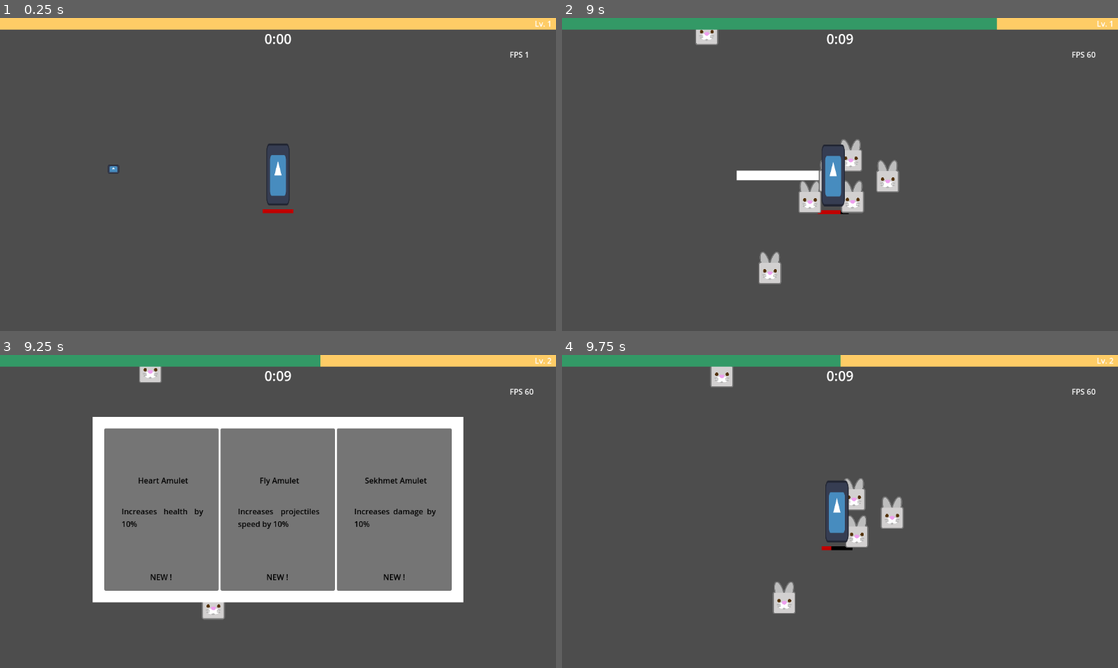
Above: before the commit, frames 1-4 (two rows, left to right).
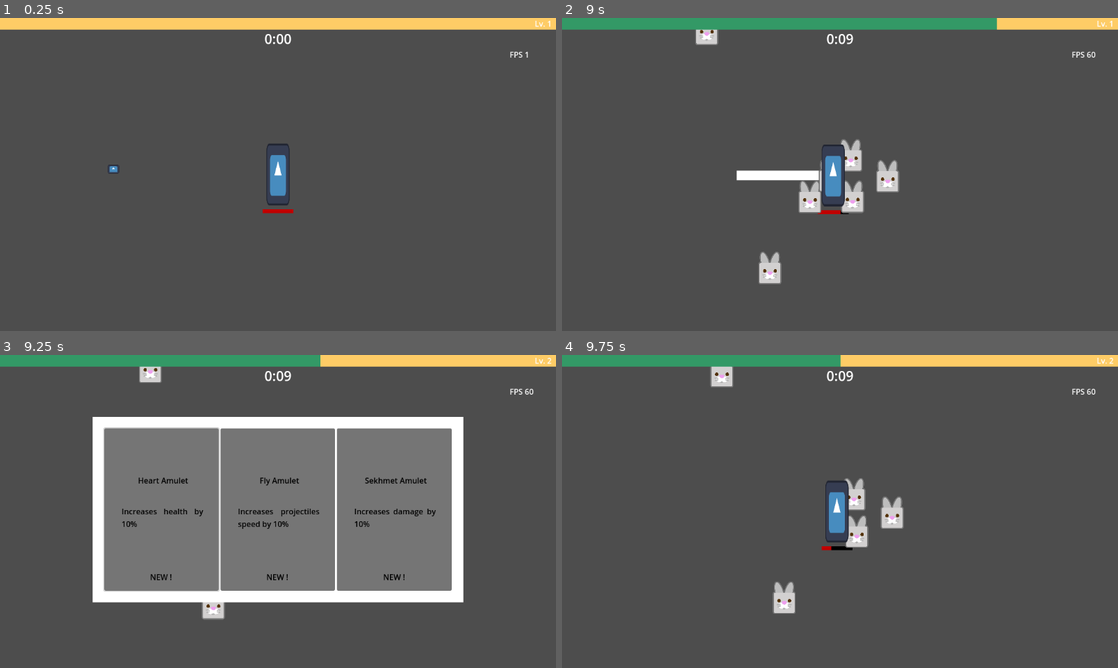
Above: after the commit, the same moments.

Repository: Boushitou/Q3_Nil_Survivor
Game: Godot game, scene res://Scenes/main_game.tscn
The game is run twice, just before and just after one commit, with the same random seed, the same clock (stepped at 60 frames per second) and the same inputs. The engine's default icon, where the game draws it, is replaced by a stand-in: a white triangle on a blue panel in a dark square.
Inputs:
- Up to frame 1 (0.25 s): no input
- Up to frame 2 (9 s): tap Enter at 0.5 s; hold D (move_right) 0.53-1.28 s; hold S (move_down) 1.28-2.03 s; hold D (move_right) 2.03-2.78 s; hold W (move_up) 2.78-3.53 s; hold Q (move_left) 3.53-5.03 s; hold S (move_down) 5.03-5.78 s; hold D (move_right) 5.78-6.53 s; hold W (move_up) 6.53-7.28 s; hold D (move_right) 7.28-8.03 s; hold S (move_down) 8.03-8.78 s; hold Q (move_left) from 8.78 s (still down)
- Up to frame 3 (9.25 s): keep holding Q (move_left)
- Up to frame 4 (9.75 s): release Q (move_left) at 9.5 s; click "Heart Amulet" at 9.5 s

Frames 1-2 are identical in both runs. In frame 3, 0.3% of the frame differs, in the area x 18-40%, y 23-76%; in frame 4, nothing differs.

Commit message:
Joystick inputs are implemented for item selections

Diff:
--- a/Scenes/GameCanvas.tscn
+++ b/Scenes/GameCanvas.tscn
@@ -41,6 +41,7 @@
 offset_bottom = 188.0
 grow_horizontal = 2
 grow_vertical = 2
+focus_mode = 2
 texture = SubResource("CanvasTexture_uty8b")
 
 [node name="ItemSelector" type="HBoxContainer" parent="Background"]
@@ -49,6 +50,7 @@
 offset_top = 24.0
 offset_right = 744.0
 offset_bottom = 360.0
+focus_mode = 2
 script = ExtResource("2_kiayn")
 passive_items = Array[Resource("res://Data/PassiveItem.gd")]([ExtResource("3_jcwfr"), ExtResource("4_2t64w"), ExtResource("5_wpnrb"), ExtResource("6_2dw80"), ExtResource("7_yevb1"), ExtResource("8_2og07"), ExtResource("9_2y07n"), ExtResource("10_x2qyv")])
 weapons = Array[Resource]([ExtResource("11_kf8p0")])
--- a/Scripts/Items/ItemSelector.gd
+++ b/Scripts/Items/ItemSelector.gd
@@ -24,11 +24,6 @@
 
 
 func prepare_items_to_display():
-	for child in get_children():
-		child.disconnect("item_selected_signal", set_item_in_inventory)
-		child.disconnect("item_selected_signal", make_parent_not_visible)
-		child.queue_free()
-
 	items_to_display = get_random_items()
 
 	if items_to_display.size() > 0:
@@ -56,12 +51,12 @@
 				remove_item(item)
 
 			first_time = false
-			print("Item level: ", item_level)
 
 		item_instance.set_item_data(item, player_stats, item_level, first_time)
 		item_instance.connect("item_selected_signal", set_item_in_inventory)
 		item_instance.connect("item_selected_signal", make_parent_not_visible)
 
+	set_focus_neighbors()
 
 func set_item_in_inventory(added_item : Items):
 	var player_item = inventory.get_item_by_ID(added_item.ID)
@@ -125,6 +120,11 @@
 
 
 func make_parent_not_visible(_added_item : Items):
+	for child in get_children():
+		child.disconnect("item_selected_signal", set_item_in_inventory)
+		child.disconnect("item_selected_signal", make_parent_not_visible)
+		child.queue_free()
+
 	get_parent().visible = false
 	get_tree().paused = false
 	Engine.time_scale = 1.0
@@ -138,3 +138,21 @@
 		Engine.time_scale = 0.0
 	else:
 		Engine.time_scale = 1.0
+
+
+func set_focus_neighbors():
+	var children = get_children()
+	var total = children.size()
+
+	if total == 0:
+		return
+
+	get_child(0).call_deferred("grab_focus")
+
+	for i in range(total):
+		var display_button : Button = children[i]
+		var right_neighbor : NodePath = children[(i + 1) % total].get_path()
+		var left_neighbor : NodePath = children[(i - 1 + total) % total].get_path()
+
+		display_button.set_focus_neighbor(SIDE_RIGHT, right_neighbor)
+		display_button.set_focus_neighbor(SIDE_LEFT, left_neighbor)
--- a/Scripts/Player/PlayerController.gd
+++ b/Scripts/Player/PlayerController.gd
@@ -14,26 +14,12 @@
 
 
 func movement_input():
-#	if Input.is_action_pressed("move_left"):
-#		direction.x = -1
-#	elif Input.is_action_pressed("move_right"):
-#		direction.x = 1
-#	else:
-#		direction.x = 0
-#
-#	if Input.is_action_pressed("move_up"):
-#		direction.y = -1
-#	elif Input.is_action_pressed("move_down"):
-#		direction.y = 1
-#	else:
-#		direction.y = 0
-
 	direction = Vector2.ZERO
 
 	direction.x = Input.get_axis("move_left", "move_right")
 	direction.y = Input.get_axis("move_up", "move_down")
 
-	if direction != Vector2():
+	if direction.length() > 1:
 		direction = direction.normalized()
 
 	apply_direction()
--- a/Scripts/Player/PlayerMovement.gd
+++ b/Scripts/Player/PlayerMovement.gd
@@ -25,9 +25,9 @@
 		state = Movement_State.IDLE
 	else:
 		if direction.x != 0:
-			current_attack_direction.x = direction.x
+			current_attack_direction.x = sign(direction.x)
 		if direction.y != 0:
-			current_attack_direction.y = direction.y
+			current_attack_direction.y = sign(direction.y)
 
 		state = Movement_State.MOVING
 
--- a/project.godot
+++ b/project.godot
@@ -29,6 +29,14 @@
 
 [input]
 
+ui_accept={
+"deadzone": 0.5,
+"events": [Object(InputEventKey,"resource_local_to_scene":false,"resource_name":"","device":0,"window_id":0,"alt_pressed":false,"shift_pressed":false,"ctrl_pressed":false,"meta_pressed":false,"pressed":false,"keycode":4194309,"physical_keycode":0,"key_label":0,"unicode":0,"echo":false,"script":null)
+, Object(InputEventKey,"resource_local_to_scene":false,"resource_name":"","device":0,"window_id":0,"alt_pressed":false,"shift_pressed":false,"ctrl_pressed":false,"meta_pressed":false,"pressed":false,"keycode":4194310,"physical_keycode":0,"key_label":0,"unicode":0,"echo":false,"script":null)
+, Object(InputEventKey,"resource_local_to_scene":false,"resource_name":"","device":0,"window_id":0,"alt_pressed":false,"shift_pressed":false,"ctrl_pressed":false,"meta_pressed":false,"pressed":false,"keycode":32,"physical_keycode":0,"key_label":0,"unicode":32,"echo":false,"script":null)
+, Object(InputEventJoypadButton,"resource_local_to_scene":false,"resource_name":"","device":-1,"button_index":0,"pressure":0.0,"pressed":true,"script":null)
+]
+}
 move_left={
 "deadzone": 0.2,
 "events": [Object(InputEventKey,"resource_local_to_scene":false,"resource_name":"","device":-1,"window_id":0,"alt_pressed":false,"shift_pressed":false,"ctrl_pressed":false,"meta_pressed":false,"pressed":false,"keycode":81,"physical_keycode":0,"key_label":0,"unicode":113,"echo":false,"script":null)
